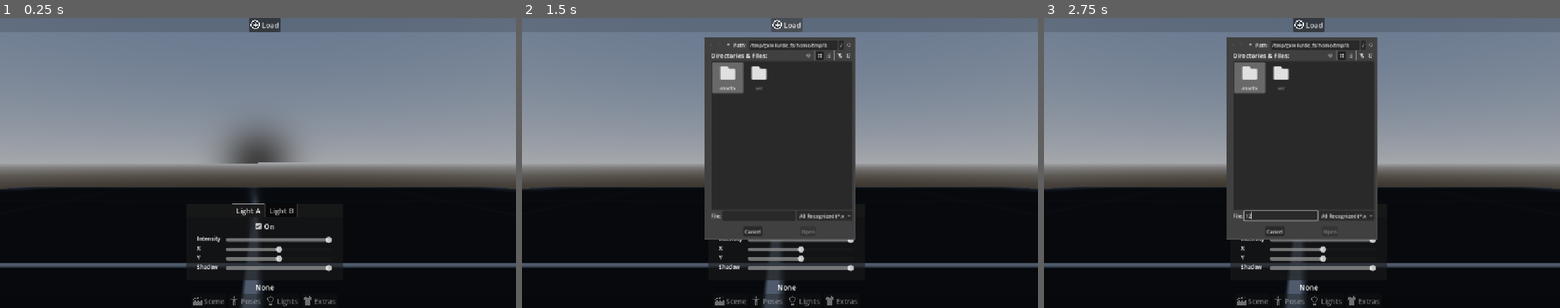
Above: before the commit, frames 1-3 (left to right).
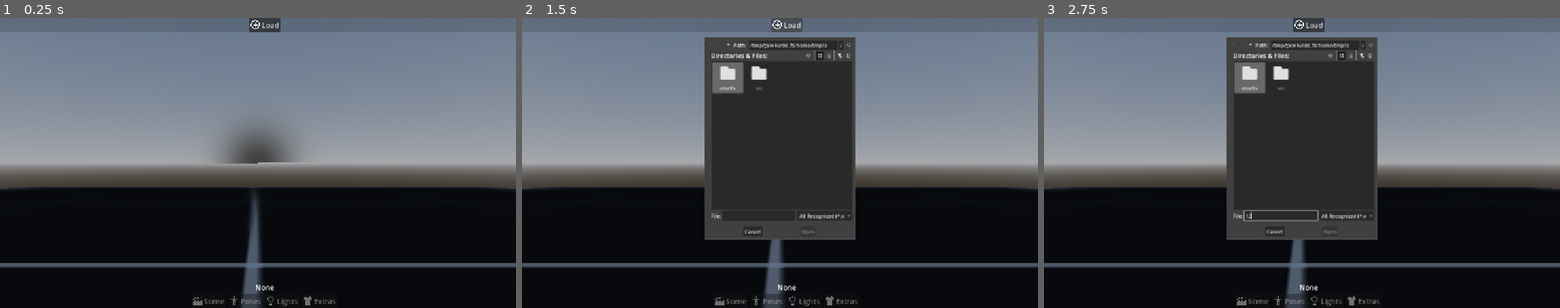
Above: after the commit, the same moments.

Repository: indeepurr/xnandroid
Game: Godot game, scene res://Main.tscn
Two runs of this game, one before a commit and one after it. Both use one fixed random seed, a clock stepped at 60 frames per second and the inputs below.
Inputs (mouse positions are in pixels of both pictures, inside the frame that each line leads up to):
- Up to frame 1 (0.25 s): no input
- Up to frame 2 (1.5 s): click (785, 226) at 0.5 s, where only the run before the commit has a clickable "On"; click "Load" at 1.25 s
- Up to frame 3 (2.75 s): click (1281, 215) at 2.02 s; type "12" at 2.1 s

The runs differ from the first frame. In frame 1, 1.9% of the frame differs, in the area x 36-67%, y 64-91%; in frame 2, 1.4%; in frame 3, 1.4%.

Commit message:
Light improvements

Diff:
--- a/Main.tscn
+++ b/Main.tscn
@@ -169,6 +169,7 @@
 text_overrun_behavior = 3
 
 [node name="LightsPopup" type="Control" parent="UI/HBox/Center/VBoxContainer" unique_id=1598209929]
+visible = false
 layout_mode = 2
 
 [node name="PanelContainer2" type="PanelContainer" parent="UI/HBox/Center/VBoxContainer/LightsPopup" unique_id=232830250]
@@ -210,7 +211,7 @@
 [node name="CenterContainer" type="CenterContainer" parent="UI/HBox/Center/VBoxContainer/LightsPopup/PanelContainer2/VBoxContainer3/VBoxContainer2" unique_id=27660679]
 layout_mode = 2
 
-[node name="CheckBox" type="CheckBox" parent="UI/HBox/Center/VBoxContainer/LightsPopup/PanelContainer2/VBoxContainer3/VBoxContainer2/CenterContainer" unique_id=685933431]
+[node name="BTN_LightOn" type="CheckBox" parent="UI/HBox/Center/VBoxContainer/LightsPopup/PanelContainer2/VBoxContainer3/VBoxContainer2/CenterContainer" unique_id=685933431]
 layout_mode = 2
 button_pressed = true
 text = "On"
--- a/src/XNAndroid.Main.gd
+++ b/src/XNAndroid.Main.gd
@@ -6,6 +6,7 @@
 @onready var BTN_loadModel : Button = $UI/HBox/Header/HeaderOptions/BTN_loadModel
 @onready var BTN_sceneLights : Button = $UI/HBox/Footer/FooterOptions/BTN_sceneLights
 @onready var BTN_extrasModel : Button = $UI/HBox/Footer/FooterOptions/BTN_extrasModel
+@onready var BTN_lightOn : CheckBox = $UI/HBox/Center/VBoxContainer/LightsPopup/PanelContainer2/VBoxContainer3/VBoxContainer2/CenterContainer/BTN_LightOn
 
 # Popups
 @onready var POPUP_extrasPop : Control = $UI/HBox/Center/VBoxContainer/ExtraPopup
@@ -72,18 +73,22 @@
 	BTN_sceneLights.pressed.connect(func(): POPUP_lightsPop.visible = not POPUP_lightsPop.visible)
 
 	## Tabs
-	TAB_Lights.tab_changed.connect(func(index):
-		var currLight := SCENE_Manager.get_light(index)
-
-		if not SCENE_Manager._valid_light(index):
-			return
-
-		SLIDER_lightIntensity.value = currLight.intensity
-		SLIDER_lightX.value = currLight.rot_x
-		SLIDER_lightY.value = currLight.rot_y
-	)
+	TAB_Lights.tab_changed.connect(_sync_light_sliders)
+	_sync_light_sliders(TAB_Lights.current_tab)  # show the real light values from the start
+
+	## Double-click a light slider to reset it to the scene's authored value
+	_on_double_click(SLIDER_lightIntensity, func(): _reset_light("intensity"))
+	_on_double_click(SLIDER_lightX, func(): _reset_light("rot_x"))
+	_on_double_click(SLIDER_lightY, func(): _reset_light("rot_y"))
 
 	## Sliders
+	BTN_lightOn.toggled.connect(func(value):
+		if not SCENE_Manager._valid_light(TAB_Lights.current_tab):
+			return
+
+		SCENE_Manager.set_light_active(TAB_Lights.current_tab, value)
+	)
+
 	SLIDER_lightIntensity.value_changed.connect(func(value):
 		if not SCENE_Manager._valid_light(TAB_Lights.current_tab):
 			return
@@ -205,3 +210,23 @@
 	for child in get_children():
 		if child is FileDialog:
 			child.queue_free()
+
+func _sync_light_sliders(index: int) -> void:
+	var l := SCENE_Manager.get_light(index)
+	if l == null:
+		return
+	SLIDER_lightIntensity.set_value_no_signal(l.intensity)
+	SLIDER_lightX.set_value_no_signal(l.rot_x / 90.0)  # sliders run -1..1, lights store degrees
+	SLIDER_lightY.set_value_no_signal(l.rot_y / 180.0)
+
+func _reset_light(property: String) -> void:
+	SCENE_Manager.reset_light_property(TAB_Lights.current_tab, property)
+	_sync_light_sliders(TAB_Lights.current_tab)
+
+func _on_double_click(slider: Range, action: Callable) -> void:
+	slider.tooltip_text = "Double-click to reset"
+	slider.gui_input.connect(func(event: InputEvent):
+		if event is InputEventMouseButton and event.button_index == MOUSE_BUTTON_LEFT and event.pressed and event.double_click:
+			slider.accept_event()  # stop the slider from also jumping to the click position
+			action.call()
+	)
--- a/src/XNAndroid.SceneManager.gd
+++ b/src/XNAndroid.SceneManager.gd
@@ -73,6 +73,11 @@
 func get_light(index: int) -> SceneStates.LightData:
 	return _lights[index].copy() if _valid_light(index) else null
 
+func set_light_active(index : int, value : bool ) -> void:
+	if _valid_light(index):
+		_lights[index].on = value
+		_commit_light(index)
+
 func set_light_intensity(index: int, value: float) -> void:
 	if _valid_light(index):
 		_lights[index].intensity = value
@@ -104,6 +109,23 @@
 		_apply_light(i)
 		light_changed.emit(i)
 
+## The light as authored in the scene (what "reset" returns to). A copy; null before it's ready.
+func get_default_light(index: int) -> SceneStates.LightData:
+	if _default == null or index < 0 or index >= _default.lights.size():
+		return null
+	return _default.lights[index].copy()
+
+
+## Puts one value of a light back to its authored value: "intensity", "rot_x", "rot_y" or "shadow".
+func reset_light_property(index: int, property: String) -> void:
+	if _default == null or not _valid_light(index) or index >= _default.lights.size():
+		return
+	if not (property in ["intensity", "rot_x", "rot_y", "shadow"]):
+		return
+	_lights[index].set(property, _default.lights[index].get(property))
+	_commit_light(index)
+
+
 # ---------------- internals ----------------
 func _capture_default() -> void:
 	_default = capture()
@@ -124,7 +146,7 @@
 	node.global_rotation = Vector3(deg_to_rad(d.rot_x), deg_to_rad(d.rot_y), 0.0)
 	node.light_energy = d.intensity
 	# A light at zero intensity does nothing, so take it out of the lighting loop entirely.
-	node.visible = d.intensity > 0.0
+	node.visible = ( d.intensity > 0.0 and d.on )
 	# d.shadow is intentionally not applied yet.
 
 ## Works out the X / Y rotation from the light's direction, so a light authored with any
--- a/src/XNAndroid.SceneStates.gd
+++ b/src/XNAndroid.SceneStates.gd
@@ -59,6 +59,7 @@
 class LightData:
 	const MAX_INTENSITY := 2.0
 
+	var on : bool = true
 	var intensity: float = 0.25
 	## Pitch, -90..90. Negative points the light downward, positive points it upward.
 	var rot_x: float = 0.0
@@ -70,7 +71,9 @@
 	func sanitize() -> LightData:
 		intensity = clampf(SceneStates.finite_or(intensity, 0.25), 0.0, MAX_INTENSITY)
 		rot_x = clampf(SceneStates.finite_or(rot_x, 0.0), -90.0, 90.0)
-		rot_y = wrapf(SceneStates.finite_or(rot_y, 0.0), -180.0, 180.0)
+		rot_y = SceneStates.finite_or(rot_y, 0.0)
+		if absf(rot_y) > 180.0:  # only wrap when out of range, so +180 stays +180 (wrapf would turn it into -180)
+			rot_y = wrapf(rot_y, -180.0, 180.0)
 		shadow = clampf(SceneStates.finite_or(shadow, 0.0), 0.0, 1.0)
 		return self
 
@@ -78,10 +81,11 @@
 		return LightData.from_dict(to_dict())
 
 	func to_dict() -> Dictionary:
-		return {"intensity": intensity, "rot_x": rot_x, "rot_y": rot_y, "shadow": shadow}
+		return {"on" : on, "intensity": intensity, "rot_x": rot_x, "rot_y": rot_y, "shadow": shadow}
 
 	static func from_dict(d: Dictionary) -> LightData:
 		var l := LightData.new()
+		l.on = d.get("on")
 		l.intensity = SceneStates.as_float(d.get("intensity"), l.intensity)
 		l.rot_x = SceneStates.as_float(d.get("rot_x"), l.rot_x)
 		l.rot_y = SceneStates.as_float(d.get("rot_y"), l.rot_y)
Not shown: 1 places in Main.tscn that only renumber resources
